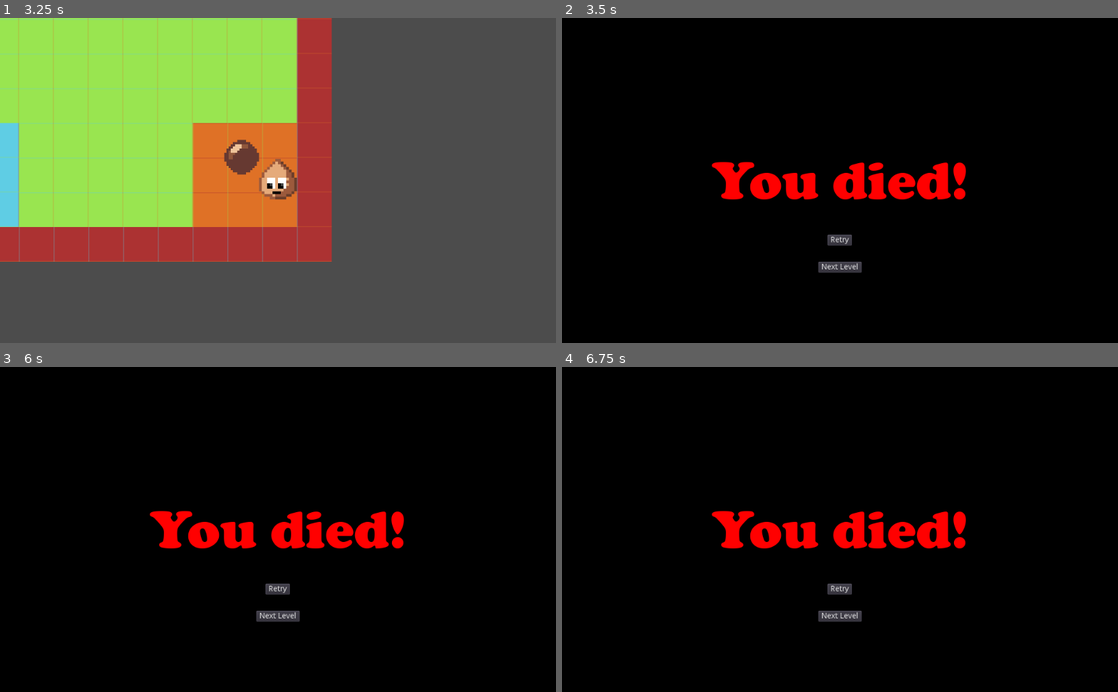
Above: before the commit, frames 1-4 (two rows, left to right).
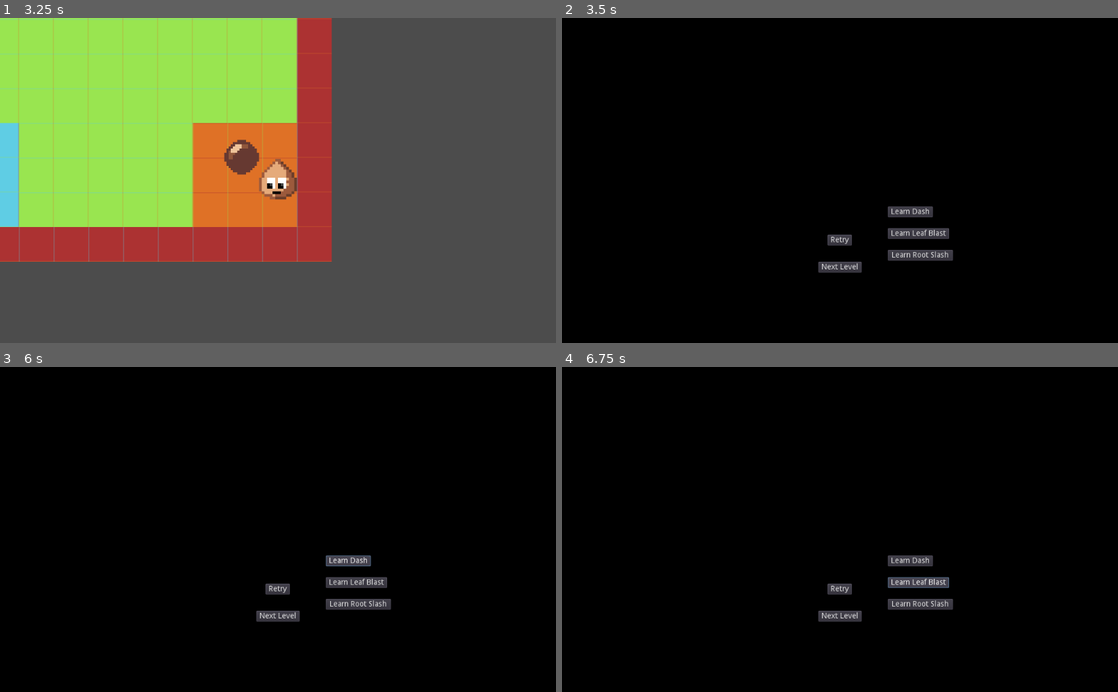
Above: after the commit, the same moments.

Repository: NicoheroesDX/growup
Game: Godot game, scene res://src/Main.tscn
Same seed, same stepped clock (60 frames per second), same inputs: the game is played once before the commit and once after it.
Inputs (mouse positions are in pixels of both pictures, inside the frame that each line leads up to):
- Up to frame 1 (3.25 s): hold D (growup_right) 0.53-1.28 s; hold S (growup_down) 1.28-2.03 s; hold D (growup_right) 2.03-2.78 s; hold Ctrl (growup_dash) from 2.78 s (still down)
- Up to frame 2 (3.5 s): keep holding Ctrl (growup_dash)
- Up to frame 3 (6 s): release Ctrl (growup_dash) at 3.5 s; click "Retry" at 3.5 s; hold A (growup_left) 4.28-5.75 s; click (350, 562) at 5.75 s, where only the run after the commit has a clickable "Learn Dash"
- Up to frame 4 (6.75 s): click (917, 581) at 6.5 s, where only the run after the commit has a clickable "Learn Leaf Blast"

Frame 1 is identical in both runs. In frame 2, 3.9% of the frame differs, in the area x 26-73%, y 44-75%; in frame 3, 3.9%; in frame 4, 3.9%.

Commit message:
Added move teaching

Diff:
--- a/src/levels/Level1.tscn
+++ b/src/levels/Level1.tscn
@@ -1,88 +1,9 @@
-[gd_scene load_steps=9 format=2]
+[gd_scene load_steps=4 format=2]
 
-[ext_resource path="res://src/actors/Player.tscn" type="PackedScene" id=1]
-[ext_resource path="res://src/assets/tilesets/level0.png" type="Texture" id=2]
-[ext_resource path="res://src/actors/Enemy.tscn" type="PackedScene" id=3]
 [ext_resource path="res://src/levels/Level.gd" type="Script" id=4]
 [ext_resource path="res://src/levels/PlayerCamera.gd" type="Script" id=5]
 
-[sub_resource type="ConvexPolygonShape2D" id=1]
-points = PoolVector2Array( 0, 0, 16, 0, 16, 16, 0, 16 )
-
-[sub_resource type="ConvexPolygonShape2D" id=3]
-points = PoolVector2Array( 0, 0, 16, 0, 16, 16, 0, 16 )
-
 [sub_resource type="TileSet" id=2]
-0/name = "level0.png 0"
-0/texture = ExtResource( 2 )
-0/tex_offset = Vector2( 0, 0 )
-0/modulate = Color( 1, 1, 1, 1 )
-0/region = Rect2( 0, 0, 16, 16 )
-0/tile_mode = 0
-0/occluder_offset = Vector2( 0, 0 )
-0/navigation_offset = Vector2( 0, 0 )
-0/shape_offset = Vector2( 0, 0 )
-0/shape_transform = Transform2D( 1, 0, 0, 1, 0, 0 )
-0/shape = SubResource( 1 )
-0/shape_one_way = false
-0/shape_one_way_margin = 1.0
-0/shapes = [ {
-"autotile_coord": Vector2( 0, 0 ),
-"one_way": false,
-"one_way_margin": 1.0,
-"shape": SubResource( 1 ),
-"shape_transform": Transform2D( 1, 0, 0, 1, 0, 0 )
-} ]
-0/z_index = 0
-1/name = "level0.png 1"
-1/texture = ExtResource( 2 )
-1/tex_offset = Vector2( 0, 0 )
-1/modulate = Color( 1, 1, 1, 1 )
-1/region = Rect2( 16, 0, 16, 16 )
-1/tile_mode = 0
-1/occluder_offset = Vector2( 0, 0 )
-1/navigation_offset = Vector2( 0, 0 )
-1/shape_offset = Vector2( 0, 0 )
-1/shape_transform = Transform2D( 1, 0, 0, 1, 0, 0 )
-1/shape = SubResource( 3 )
-1/shape_one_way = false
-1/shape_one_way_margin = 1.0
-1/shapes = [ {
-"autotile_coord": Vector2( 0, 0 ),
-"one_way": false,
-"one_way_margin": 1.0,
-"shape": SubResource( 3 ),
-"shape_transform": Transform2D( 1, 0, 0, 1, 0, 0 )
-} ]
-1/z_index = 0
-2/name = "level0.png 2"
-2/texture = ExtResource( 2 )
-2/tex_offset = Vector2( 0, 0 )
-2/modulate = Color( 1, 1, 1, 1 )
-2/region = Rect2( 0, 16, 16, 16 )
-2/tile_mode = 0
-2/occluder_offset = Vector2( 0, 0 )
-2/navigation_offset = Vector2( 0, 0 )
-2/shape_offset = Vector2( 0, 0 )
-2/shape_transform = Transform2D( 1, 0, 0, 1, 0, 0 )
-2/shape_one_way = false
-2/shape_one_way_margin = 0.0
-2/shapes = [  ]
-2/z_index = 0
-3/name = "level0.png 3"
-3/texture = ExtResource( 2 )
-3/tex_offset = Vector2( 0, 0 )
-3/modulate = Color( 1, 1, 1, 1 )
-3/region = Rect2( 16, 16, 16, 16 )
-3/tile_mode = 0
-3/occluder_offset = Vector2( 0, 0 )
-3/navigation_offset = Vector2( 0, 0 )
-3/shape_offset = Vector2( 0, 0 )
-3/shape_transform = Transform2D( 1, 0, 0, 1, 0, 0 )
-3/shape_one_way = false
-3/shape_one_way_margin = 0.0
-3/shapes = [  ]
-3/z_index = 0
 
 [node name="Level1" type="Node2D"]
 script = ExtResource( 4 )
@@ -92,13 +13,7 @@
 cell_size = Vector2( 16, 16 )
 collision_mask = 33
 format = 1
-tile_data = PoolIntArray( 0, 1, 0, 1, 1, 0, 2, 1, 0, 3, 1, 0, 4, 1, 0, 5, 1, 0, …(1510 unchanged characters)…
-
-[node name="Player" parent="." instance=ExtResource( 1 )]
-position = Vector2( 108.25, 69 )
-
-[node name="Enemy2" parent="." instance=ExtResource( 3 )]
-position = Vector2( 180, 26 )
+tile_data = PoolIntArray( 0, 1, 0, 1, 0, 0, 2, 1, 0, 3, 1, 0, 4, 1, 0, 5, 1, 0, …(1510 unchanged characters)…
 
 [node name="PlayerCamera" type="Camera2D" parent="."]
 current = true
--- a/src/singletons/PlayerVariables.gd
+++ b/src/singletons/PlayerVariables.gd
@@ -4,6 +4,9 @@
 var health = 1
 var size = 0
 
-enum MOVE { DASH_MOVE, LEAF_BLAST }
+enum MOVE { DASH_MOVE, LEAF_BLAST, ROOT_SLASH }
 
-var learnedMoves = [MOVE.DASH_MOVE]
+var learnedMoves = []
+
+func learnMove(move):
+	learnedMoves.push_back(move)
--- a/src/transitions/GameOver.gd
+++ b/src/transitions/GameOver.gd
@@ -1,9 +1,23 @@
 extends Node2D
 
 class_name GameOverScreen
+
+const MOVE = PlayerVariables.MOVE
 
 func _on_Button_pressed():
 	Global.changeScene("res://src/levels/Level0.tscn")
 
 func _on_NextLevelButton_pressed():
 	Global.changeScene("res://src/levels/Level1.tscn")
+
+func _on_DashBTN_pressed():
+	if !PlayerVariables.learnedMoves.has(MOVE.DASH_MOVE):
+		PlayerVariables.learnMove(MOVE.DASH_MOVE)
+
+func _on_LeafBlastBTN_pressed():
+	if !PlayerVariables.learnedMoves.has(MOVE.LEAF_BLAST):
+		PlayerVariables.learnMove(MOVE.LEAF_BLAST)
+
+func _on_RootStrikeBTN_pressed():
+	if !PlayerVariables.learnedMoves.has(MOVE.ROOT_SLASH):
+		PlayerVariables.learnMove(MOVE.ROOT_SLASH)
--- a/src/transitions/GameOver.tscn
+++ b/src/transitions/GameOver.tscn
@@ -29,19 +29,6 @@
 [node name="Camera2D" type="Camera2D" parent="."]
 current = true
 
-[node name="Label" type="Label" parent="."]
-anchor_left = 0.5
-anchor_top = 0.5
-anchor_right = 0.5
-anchor_bottom = 0.5
-margin_left = -236.0
-margin_top = -57.5
-margin_right = 236.0
-margin_bottom = 57.5
-custom_colors/font_color = Color( 1, 0, 0, 1 )
-custom_fonts/font = SubResource( 3 )
-text = "You died!"
-
 [node name="Button" type="Button" parent="."]
 anchor_left = 0.5
 anchor_top = 0.5
@@ -64,5 +51,41 @@
 margin_bottom = 10.0
 text = "Next Level"
 
+[node name="DashBTN" type="Button" parent="."]
+margin_left = 88.0
+margin_top = 48.0
+margin_right = 171.0
+margin_bottom = 68.0
+text = "Learn Dash"
+
+[node name="LeafBlastBTN" type="Button" parent="."]
+margin_left = 88.0
+margin_top = 88.0
+margin_right = 201.0
+margin_bottom = 108.0
+text = "Learn Leaf Blast"
+
+[node name="RootSlashBTN" type="Button" parent="."]
+margin_left = 88.0
+margin_top = 128.0
+margin_right = 208.0
+margin_bottom = 148.0
+text = "Learn Root Slash"
+
+[node name="Label" type="Label" parent="."]
+anchor_left = 0.5
+anchor_top = 0.5
+anchor_right = 0.5
+anchor_bottom = 0.5
+margin_left = -236.0
+margin_top = -57.5
+margin_right = 236.0
+margin_bottom = 57.5
+custom_colors/font_color = Color( 0, 0, 0, 1 )
+custom_fonts/font = SubResource( 3 )
+text = "You died!"
+
 [connection signal="pressed" from="Button" to="." method="_on_Button_pressed"]
 [connection signal="pressed" from="NextLevelButton" to="." method="_on_NextLevelButton_pressed"]
+[connection signal="pressed" from="DashBTN" to="." method="_on_DashBTN_pressed"]
+[connection signal="pressed" from="LeafBlastBTN" to="." method="_on_LeafBlastBTN_pressed"]
Not shown, removed: src/assets/TODO/Dropy.png.import
Not shown, removed: src/assets/TODO/Sunny.png.import
Not shown, removed: src/assets/TODO/death.wav.import
Not shown, removed: src/assets/TODO/hit.wav.import
Not shown, removed: src/assets/TODO/hurt.wav.import
Not shown, removed: src/assets/TODO/melody.wav.import
Not shown, removed: src/assets/TODO/pickup.wav.import
Not shown, removed: src/assets/TODO/shoot.wav.import
Not shown, removed: src/assets/TODO/ui_click.wav.import
Renamed: src/assets/TODO/COOPBL.TTF -> src/assets/fonts/COOPBL.TTF
Renamed: src/assets/TODO/Dropy.png -> src/assets/items/Dropy.png
Not shown, added: src/assets/items/Dropy.png.import
(and 23 more such lines)
